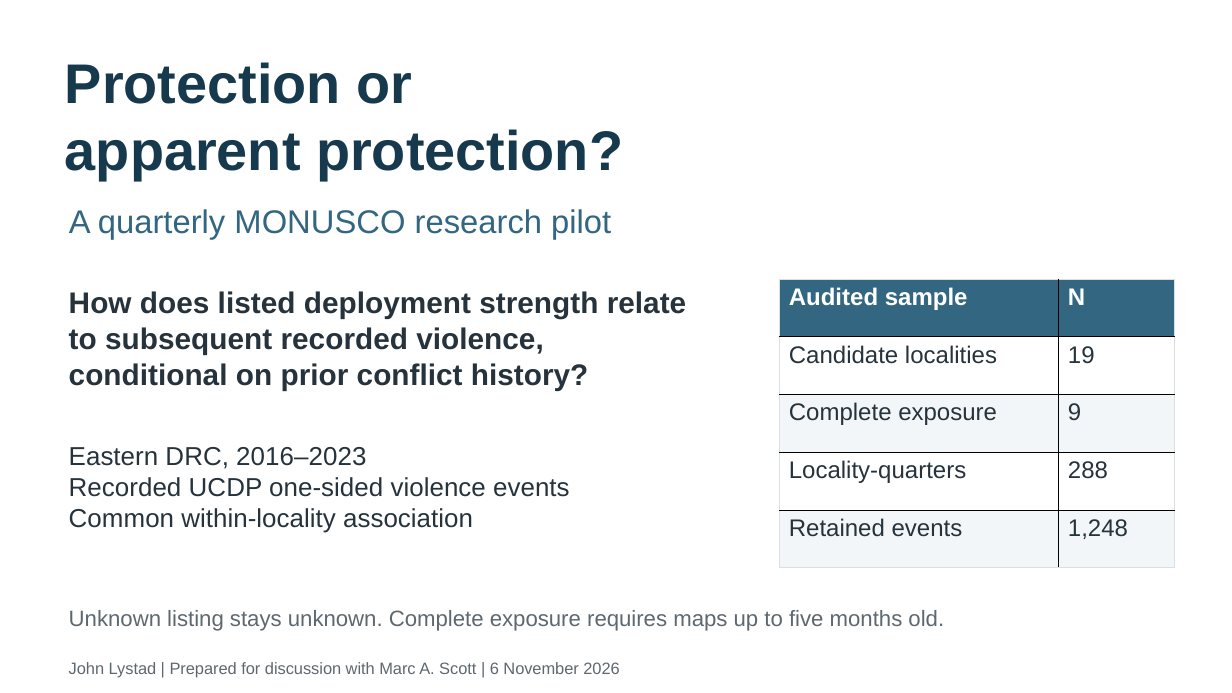
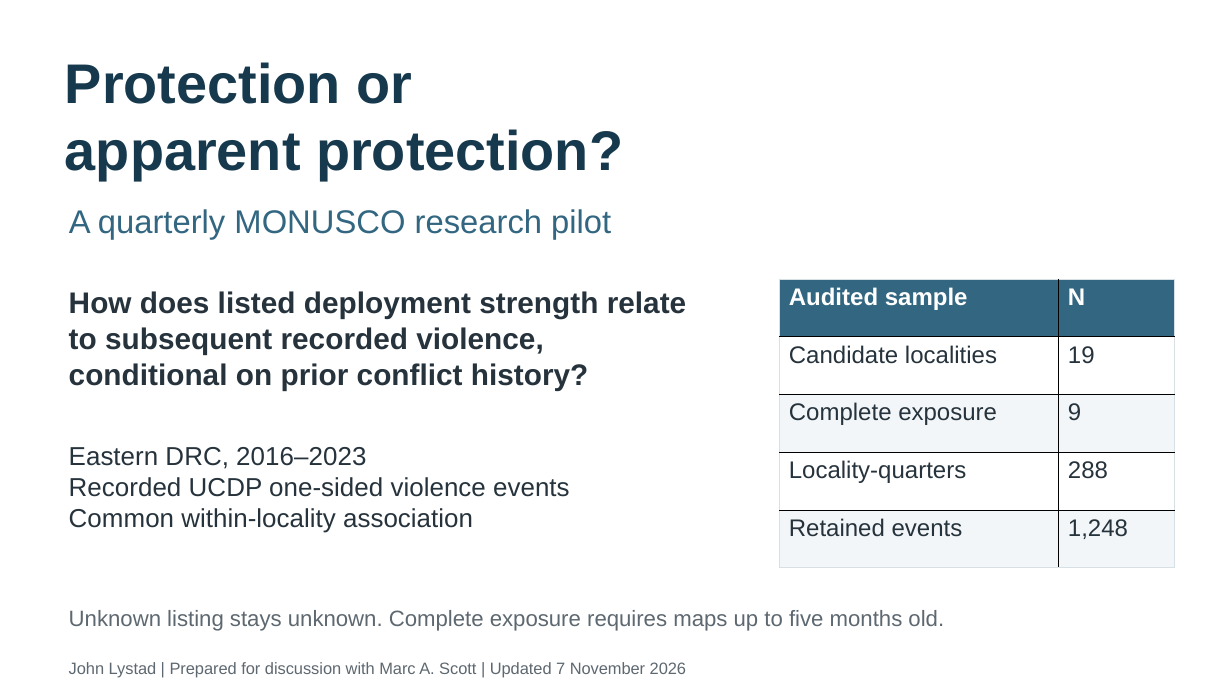
Before and after one commit to LystadJS/UN-Peacekeeping, a slide deck: slide 1 of portfolio/scott_discussion.pptx. Drawn at 1232x693 pixels with LibreOffice and Linux fonts; fonts in the diff are those of the drawing. Boxes give left, top, right and bottom in pixels: in the first picture for what was removed or moved away, otherwise in the second. Text is boxed around its words. In the diff, an @@ line names an element or a change of style, - is before the commit and + after.

```diff
--- a/portfolio/scott_discussion.pptx
+++ b/portfolio/scott_discussion.pptx
@@ text at <box>69,662,686,678</box>: text changed @@
-John Lystad | Prepared for discussion with Marc A. Scott | 6 November 2026
+John Lystad | Prepared for discussion with Marc A. Scott | Updated 7 November 2026
```
Also in this commit, not shown: 4 other slides changed, 40 other files.
